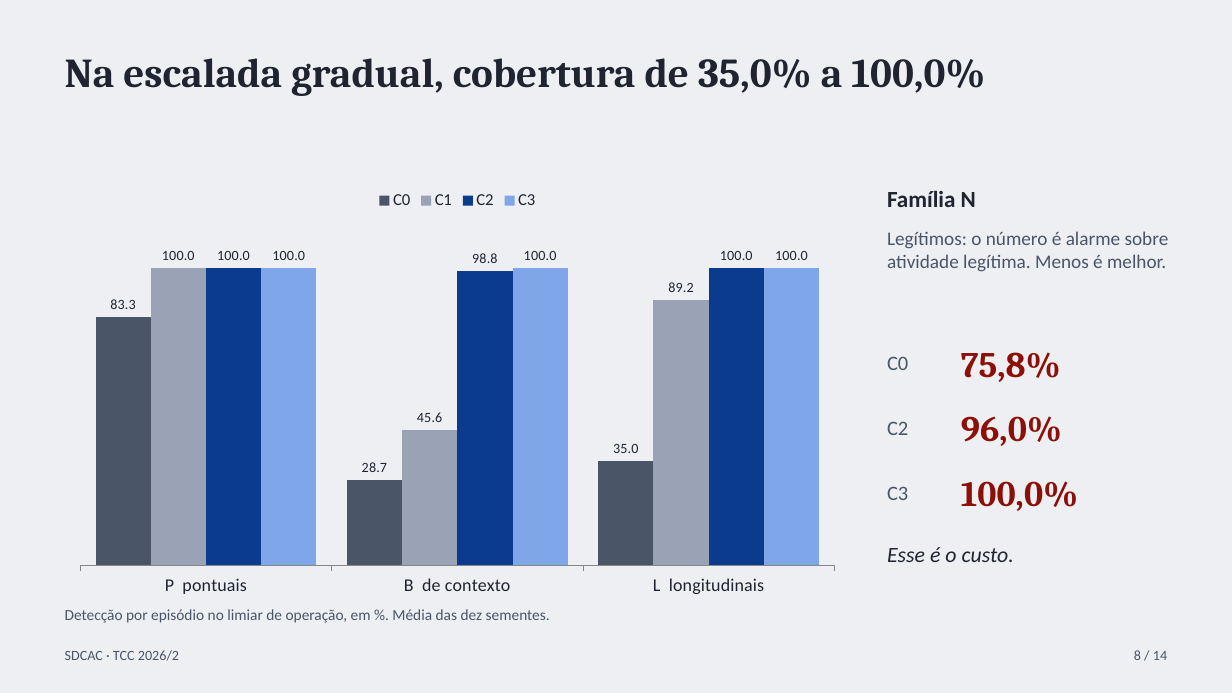
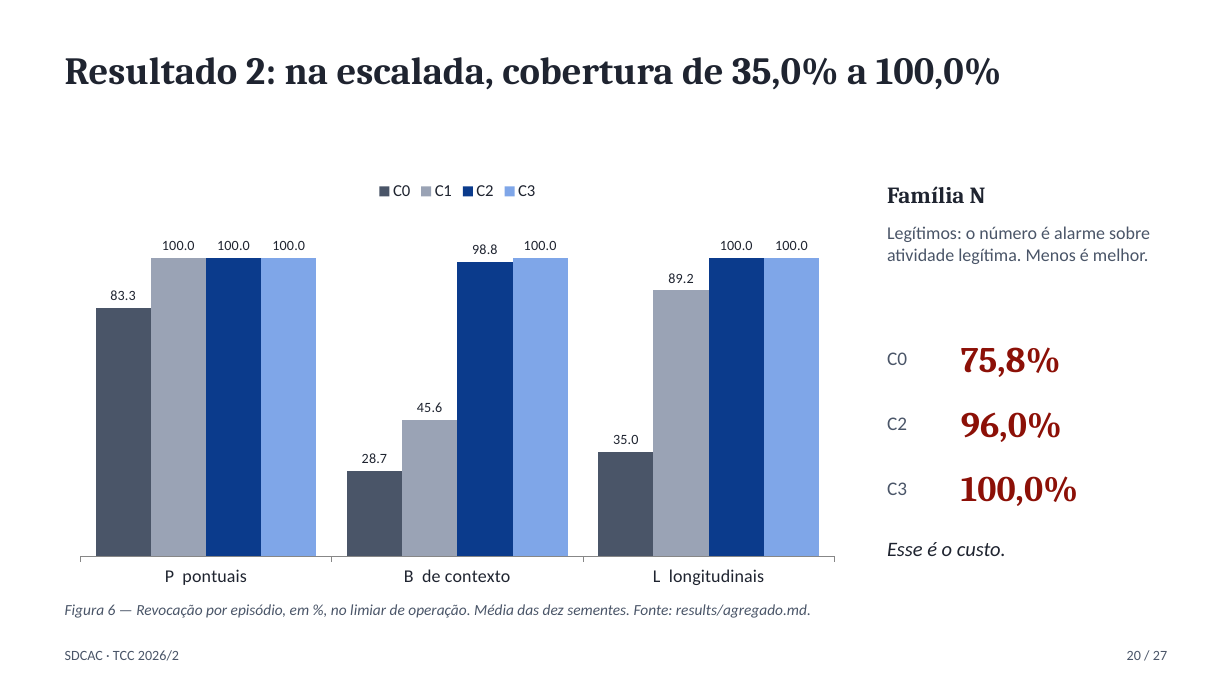
Before and after one commit to Codexrocks/TCC_SDCAC, a slide deck: slide 20 of apresentacao/apresentacao-sdcac.pptx (slide 8 before the commit). Drawn at 1232x693 pixels with LibreOffice and Linux fonts; fonts in the diff are those of the drawing. Boxes give left, top, right and bottom in pixels: in the first picture for what was removed or moved away, otherwise in the second. Text is boxed around its words. In the diff, an @@ line names an element or a change of style, - is before the commit and + after.

```diff
--- a/apresentacao/apresentacao-sdcac.pptx
+++ b/apresentacao/apresentacao-sdcac.pptx
@@ background #EDEFF2 to #FFFFFF @@
@@ text at <box>65,57,1002,89</box>: text changed; size 32 to 30 pt @@
-Na escalada gradual, cobertura de 35,0% a 100,0%
+Resultado 2: na escalada, cobertura de 35,0% a 100,0%
@@ column chart: place and size @@
-column chart at <box>65,180,850,605</box>
+column chart at <box>65,171,850,596</box>
@@ text "Família N" at <box>887,186,986,203</box>: font Calibri to Cambria @@
@@ text "Legítimos: o número é alarme ..." at <box>887,226,1150,264</box>: size 15 to 14 pt @@
@@ size 16 to 15 pt in 3 elements at <box>887,482,907,495</box>, <box>887,352,907,365</box>, <box>887,417,907,430</box> @@
@@ 3 texts: place and size @@
-3 texts at <box>961,352,1078,511</box>
+3 texts at <box>961,347,1078,506</box>
@@ text "Esse é o custo." at <box>887,542,1006,556</box>: size 17 to 16 pt @@
@@ text at <box>65,604,811,618</box>: text changed; italic on @@
-Detecção por episódio no limiar de operação, em %. Média das dez sementes.
+Figura 6 — Revocação por episódio, em %, no limiar de operação. Média das dez sementes. Fonte: results/agregado.md.
@@ text at <box>1127,651,1167,660</box>: text changed @@
-8 / 14
+20 / 27
```
Also in this commit, not shown: 5 other slides changed, 21 slides added, 8 slides removed, 6 other files.
